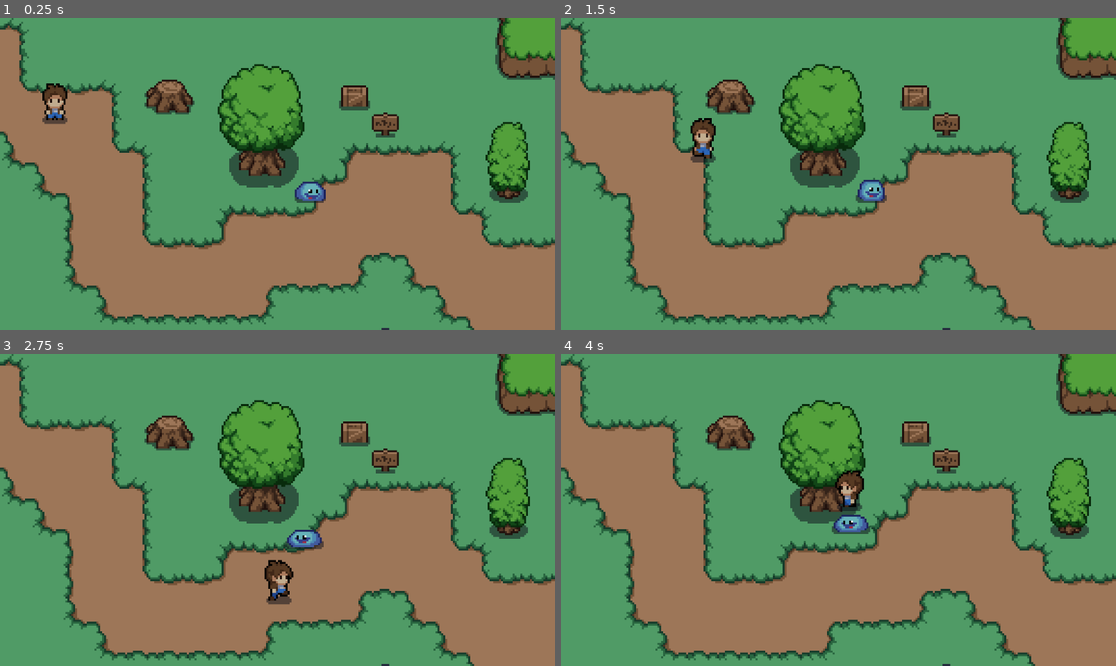
Above: before the commit, frames 1-4 (two rows, left to right).
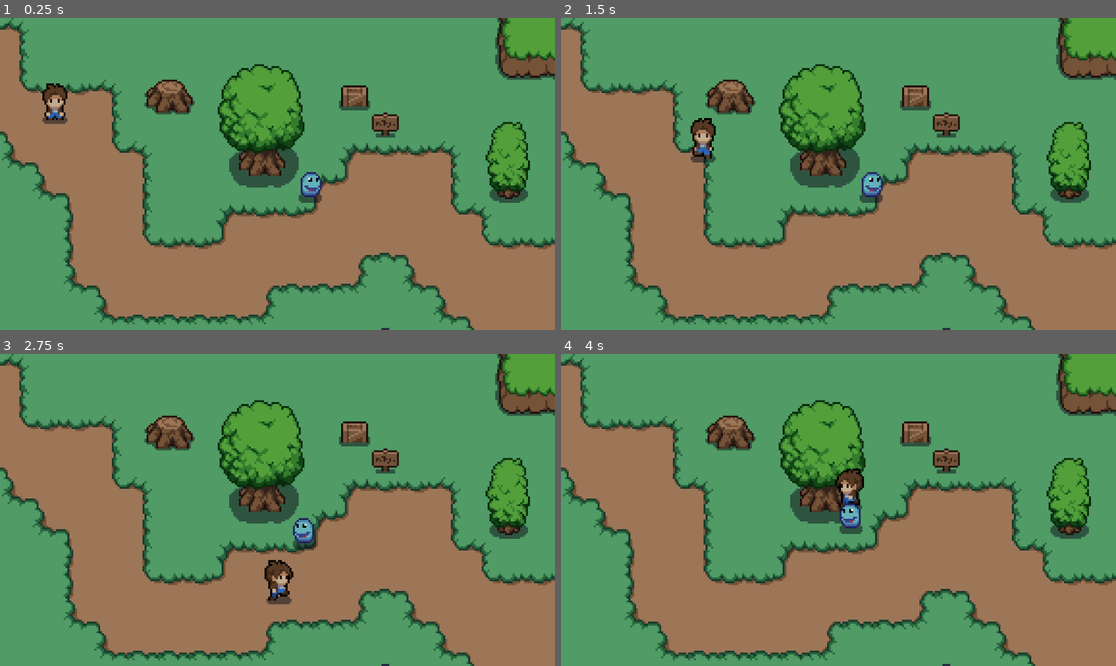
Above: after the commit, the same moments.

Repository: countchrisdo/aberrant-red
Game: Godot game, scene res://scenes/world.tscn
Same seed, same stepped clock (60 frames per second), same inputs: the game is played once before the commit and once after it.
Inputs:
- Up to frame 1 (0.25 s): no input
- Up to frame 2 (1.5 s): hold Right (ui_right) 0.53-1.28 s; tap E (attack, bound only after the commit) at 0.6, 1.35 s; hold Down (ui_down) from 1.28 s (still down)
- Up to frame 3 (2.75 s): release Down (ui_down) at 2.03 s; hold Right (ui_right) from 2.03 s (still down); tap E (attack, bound only after the commit) at 2.1 s
- Up to frame 4 (4 s): release Right (ui_right) at 2.78 s; hold Up (ui_up) 2.78-3.53 s; tap E (attack, bound only after the commit) at 2.85, 3.6 s; hold Left (ui_left) from 3.53 s (still down)

The runs differ from the first frame. In frame 1, 0.4% of the frame differs, in the area x 8-59%, y 29-60%; in frame 2, 0.4%; in frame 3, 0.4%; in frame 4, 0.7%, in the area x 48-56%, y 36-58%.

Commit message:
combat and failure

Diff:
--- a/project.godot
+++ b/project.godot
@@ -15,10 +15,22 @@
 config/features=PackedStringArray("4.2", "Forward Plus")
 config/icon="res://art/icon.svg"
 
+[autoload]
+
+global="*res://scripts/global.gd"
+
 [display]
 
 window/stretch/scale=4.0
 
+[input]
+
+attack={
+"deadzone": 0.5,
+"events": [null, Object(InputEventKey,"resource_local_to_scene":false,"resource_name":"","device":0,"window_id":0,"alt_pressed":false,"shift_pressed":false,"ctrl_pressed":false,"meta_pressed":false,"pressed":false,"keycode":0,"physical_keycode":69,"key_label":0,"unicode":0,"echo":false,"script":null)
+]
+}
+
 [rendering]
 
 textures/canvas_textures/default_texture_filter=0
--- a/scenes/enemy.gd
+++ /dev/null
@@ -1,27 +0,0 @@
-extends CharacterBody2D
-
-#higher number speed = slower
-var speed = 40
-var player_chase = false
-var player = null
-
-func _physics_process(delta):
-	if player_chase:
-		position += (player.position - position)/speed
-
-		$AnimatedSprite2D.play("walk")
-
-		if(player.position.x - position.x) < 0:
-			$AnimatedSprite2D.flip_h = true
-		else:
-			$AnimatedSprite2D.flip_h = false
-	else:
-		$AnimatedSprite2D.play("idle")
-
-func _on_detection_area_body_entered(body):
-	player = body
-	player_chase = true
-
-func _on_detection_area_body_exited(body):
-	player = null
-	player_chase = false
--- a/scenes/enemy.tscn
+++ b/scenes/enemy.tscn
@@ -1,6 +1,6 @@
-[gd_scene load_steps=21 format=3 uid="uid://dsox77cqrj7pl"]
+[gd_scene load_steps=22 format=3 uid="uid://dsox77cqrj7pl"]
 
-[ext_resource type="Script" path="res://scenes/enemy.gd" id="1_1ntlx"]
+[ext_resource type="Script" path="res://scripts/enemy.gd" id="1_s37bx"]
 [ext_resource type="Texture2D" uid="uid://b5kwiv1fr4wpx" path="res://art/characters/slime.png" id="1_tspix"]
 
 [sub_resource type="AtlasTexture" id="AtlasTexture_qw1dk"]
@@ -132,13 +132,17 @@
 [sub_resource type="CircleShape2D" id="CircleShape2D_316s4"]
 radius = 5.09902
 
+[sub_resource type="CircleShape2D" id="CircleShape2D_fev5e"]
+
 [node name="enemy" type="CharacterBody2D"]
-script = ExtResource("1_1ntlx")
+collision_layer = 3
+collision_mask = 3
+script = ExtResource("1_s37bx")
 
 [node name="AnimatedSprite2D" type="AnimatedSprite2D" parent="."]
 sprite_frames = SubResource("SpriteFrames_xax1l")
 animation = &"idle"
-frame_progress = 0.929258
+frame_progress = 0.614861
 
 [node name="detection_area" type="Area2D" parent="."]
 collision_layer = 2
@@ -153,5 +157,18 @@
 position = Vector2(0, 2)
 shape = SubResource("CircleShape2D_316s4")
 
+[node name="enemy_hitbox" type="Area2D" parent="."]
+position = Vector2(0, 2)
+
+[node name="CollisionShape2D" type="CollisionShape2D" parent="enemy_hitbox"]
+shape = SubResource("CircleShape2D_fev5e")
+debug_color = Color(0.898039, 0.894118, 0.890196, 0.419608)
+
+[node name="take_damage_cooldown" type="Timer" parent="."]
+wait_time = 0.5
+
 [connection signal="body_entered" from="detection_area" to="." method="_on_detection_area_body_entered"]
 [connection signal="body_exited" from="detection_area" to="." method="_on_detection_area_body_exited"]
+[connection signal="body_entered" from="enemy_hitbox" to="." method="_on_enemy_hitbox_body_entered"]
+[connection signal="body_exited" from="enemy_hitbox" to="." method="_on_enemy_hitbox_body_exited"]
+[connection signal="timeout" from="take_damage_cooldown" to="." method="_on_take_damage_cooldown_timeout"]
--- a/scenes/player.tscn
+++ b/scenes/player.tscn
@@ -415,6 +415,8 @@
 
 [sub_resource type="CircleShape2D" id="CircleShape2D_mj7y1"]
 radius = 4.0
+
+[sub_resource type="CircleShape2D" id="CircleShape2D_6ksjg"]
 
 [node name="Player" type="CharacterBody2D"]
 collision_layer = 3
@@ -423,10 +425,27 @@
 [node name="AnimatedSprite2D" type="AnimatedSprite2D" parent="."]
 sprite_frames = SubResource("SpriteFrames_jq0cu")
 animation = &"front_idle"
-frame_progress = 0.481598
+frame_progress = 0.945471
 offset = Vector2(2.08165e-12, -15)
 
 [node name="CollisionShape2D" type="CollisionShape2D" parent="."]
 y_sort_enabled = true
 position = Vector2(2.08165e-12, 2.08165e-12)
 shape = SubResource("CircleShape2D_mj7y1")
+
+[node name="player_hitbox" type="Area2D" parent="."]
+
+[node name="CollisionShape2D" type="CollisionShape2D" parent="player_hitbox"]
+position = Vector2(0, -7)
+shape = SubResource("CircleShape2D_6ksjg")
+debug_color = Color(0.878431, 0.870588, 0.866667, 0.419608)
+
+[node name="attack_cooldown" type="Timer" parent="."]
+
+[node name="deal_attack_timer" type="Timer" parent="."]
+wait_time = 0.5
+
+[connection signal="body_entered" from="player_hitbox" to="." method="_on_player_hitbox_body_entered"]
+[connection signal="body_exited" from="player_hitbox" to="." method="_on_player_hitbox_body_exited"]
+[connection signal="timeout" from="attack_cooldown" to="." method="_on_attack_cooldown_timeout"]
+[connection signal="timeout" from="deal_attack_timer" to="." method="_on_deal_attack_timer_timeout"]
--- a/scripts/Player.gd
+++ b/scripts/Player.gd
@@ -1,4 +1,11 @@
 extends CharacterBody2D
+
+var enemy_inattack_range = false
+var enemy_attack_cooldown = true
+var health = 120
+var player_alive = true
+
+var attack_ip = false
 
 #Look into smother movement options
 const speed = 100
@@ -9,6 +16,16 @@
 
 func _physics_process(delta):
 	player_movement(delta)
+	enemy_attack()
+	attack()
+
+	if health <= 0:
+		player_alive = false
+		health = 0
+		print("Player has been killed")
+		#Deletes player. DONT KEEP
+		self.queue_free()
+		#Add death/game over mechanic here
 
 func player_movement(delta):
 
@@ -48,23 +65,77 @@
 		if movement == 1:
 			anim.play("side_walk")
 		elif movement == 0:
-			anim.play("side_idle")
+			if attack_ip == false:
+				anim.play("side_idle")
 	if dir == "left":
 		anim.flip_h = true
 		if movement == 1:
 			anim.play("side_walk")
 		elif movement == 0:
-			anim.play("side_idle")
+			if attack_ip == false:
+				anim.play("side_idle")
 
 	if dir == "down":
 		anim.flip_h = true
 		if movement == 1:
 			anim.play("front_walk")
 		elif movement == 0:
-			anim.play("front_idle")
+			if attack_ip == false:
+				anim.play("front_idle")
 	if dir == "up":
 		anim.flip_h = true
 		if movement == 1:
 			anim.play("back_walk")
 		elif movement == 0:
-			anim.play("back_idle")
+			if attack_ip == false:
+				anim.play("back_idle")
+
+#method designating player as player
+func player():
+	pass
+
+func _on_player_hitbox_body_entered(body):
+	if body.has_method("enemy"):
+		enemy_inattack_range = true
+
+func _on_player_hitbox_body_exited(body):
+	if body.has_method("enemy"):
+		enemy_inattack_range = false
+
+func enemy_attack():
+	if enemy_inattack_range and enemy_attack_cooldown == true:
+		health = health - 20
+		enemy_attack_cooldown = false
+		$attack_cooldown.start()
+		print("Player Health: ")
+		print(health)
+
+func _on_attack_cooldown_timeout():
+	enemy_attack_cooldown = true;
+
+func attack():
+	var dir = current_dir
+
+	if Input.is_action_just_pressed("attack"):
+		global.player_current_attack = true
+		attack_ip = true
+		if dir == "right":
+			$AnimatedSprite2D.flip_h = false
+			$AnimatedSprite2D.play("side_attack")
+			$deal_attack_timer.start()
+		if dir == "left":
+			$AnimatedSprite2D.flip_h = true
+			$AnimatedSprite2D.play("side_attack")
+			$deal_attack_timer.start()
+		if dir == "down":
+			$AnimatedSprite2D.play("front_attack")
+			$deal_attack_timer.start()
+		if dir == "up":
+			$AnimatedSprite2D.play("back_attack")
+			$deal_attack_timer.start()
+
+
+func _on_deal_attack_timer_timeout():
+	$deal_attack_timer.stop()
+	global.player_current_attack = false
+	attack_ip = false
--- /dev/null
+++ b/scripts/enemy.gd
@@ -0,0 +1,61 @@
+extends CharacterBody2D
+
+#higher number speed = slower
+var speed = 40
+var player_chase = false
+var player = null
+
+var health = 100
+var player_inattack_zone = false
+var can_take_damage = true
+
+func _physics_process(delta):
+	deal_with_damage()
+
+	if player_chase:
+		position += (player.position - position)/speed
+
+		$AnimatedSprite2D.play("walk")
+
+		if(player.position.x - position.x) < 0:
+			$AnimatedSprite2D.flip_h = true
+		else:
+			$AnimatedSprite2D.flip_h = false
+	else:
+		$AnimatedSprite2D.play("idle")
+
+func _on_detection_area_body_entered(body):
+	player = body
+	player_chase = true
+
+func _on_detection_area_body_exited(body):
+	player = null
+	player_chase = false
+
+#Whatever has this "enemy" method is designated as an enemy
+func enemy():
+	pass
+
+
+func _on_enemy_hitbox_body_entered(body):
+	if body.has_method("player"):
+		player_inattack_zone = true
+
+
+func _on_enemy_hitbox_body_exited(body):
+	if body.has_method("player"):
+		player_inattack_zone = false
+
+func deal_with_damage():
+	if player_inattack_zone and global.player_current_attack == true:
+		if can_take_damage == true:
+			health = health - 20
+			$take_damage_cooldown.start()
+			can_take_damage = false
+			print("slime health = ", health)
+			if health <= 0:
+				self.queue_free()
+
+
+func _on_take_damage_cooldown_timeout():
+	can_take_damage = true
--- /dev/null
+++ b/scripts/global.gd
@@ -0,0 +1,3 @@
+extends Node
+
+var player_current_attack = false
Not shown: 1 places in scenes/player.tscn that only renumber resources
Not shown, changed: .DS_Store
